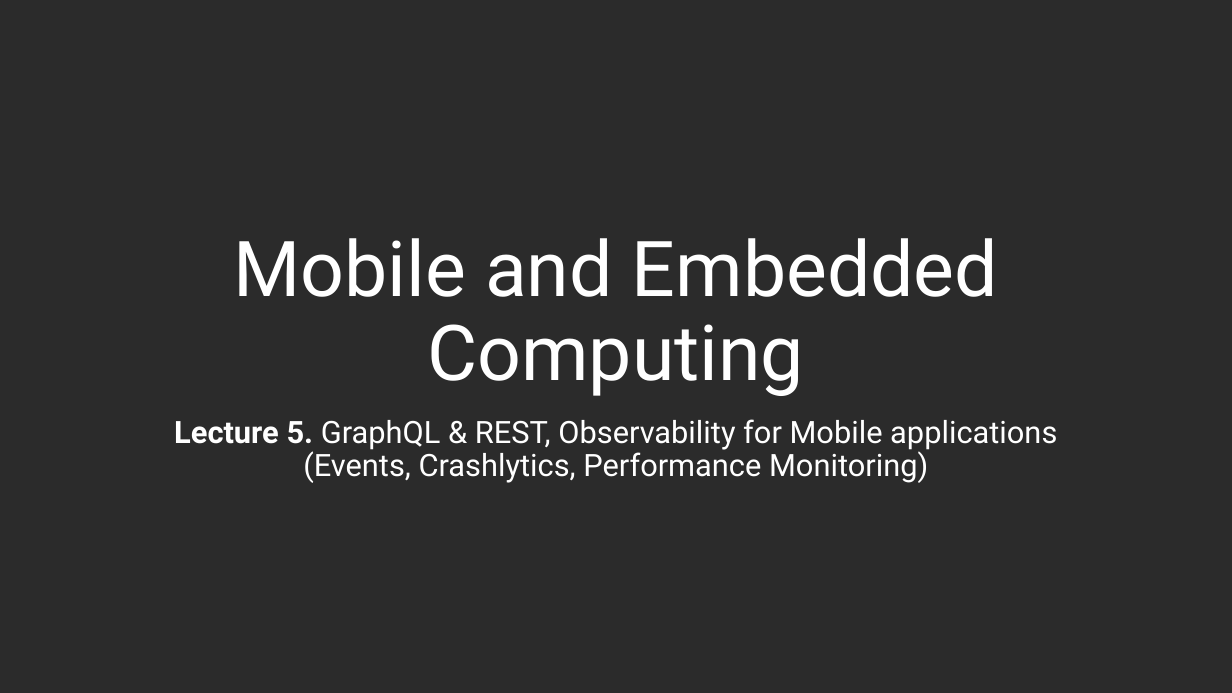
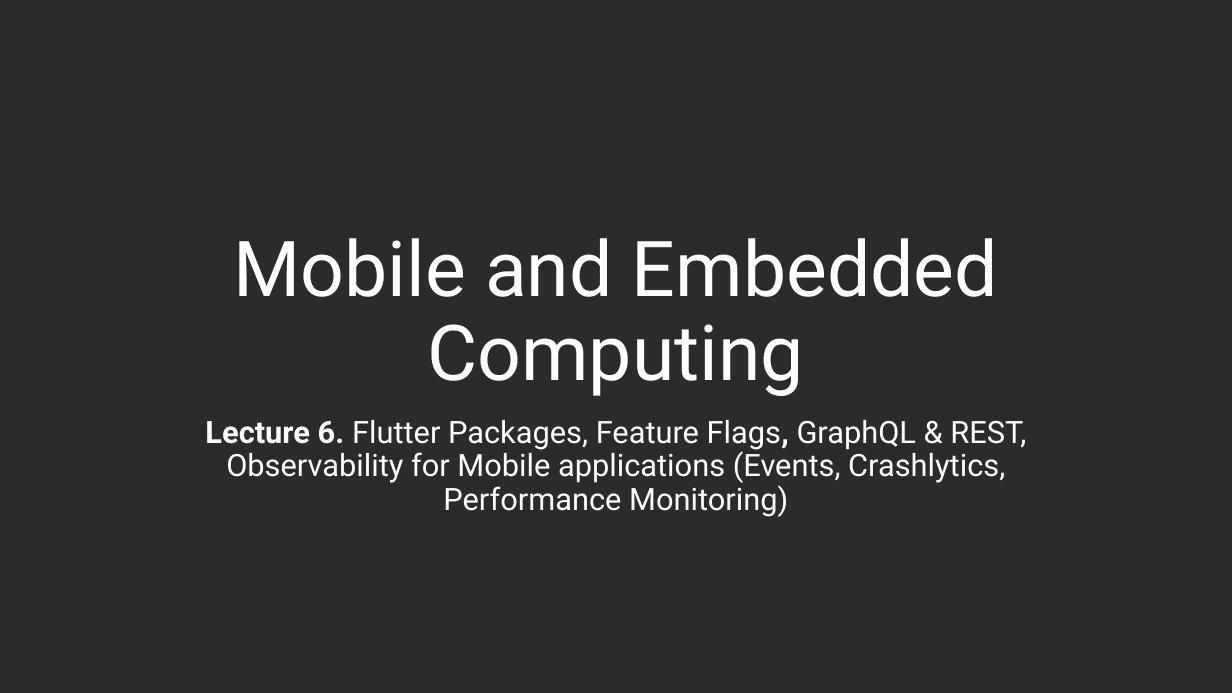
Before and after one commit to rusudinu/mobile-and-embedded-computing, a slide deck: slide 1 of lectures/Mobile-and-Embedded-Lecture6.pptx. Drawn at 1232x693 pixels with LibreOffice and Linux fonts; fonts in the diff are those of the drawing; background and template pictures are left out; a plain dark background stands for a picture behind light text. Boxes give left, top, right and bottom in pixels: in the first picture for what was removed or moved away, otherwise in the second. Text is boxed around its words. In the diff, an @@ line names an element or a change of style, - is before the commit and + after.

```diff
--- a/lectures/Mobile-and-Embedded-Lecture6.pptx
+++ b/lectures/Mobile-and-Embedded-Lecture6.pptx
@@ subtitle at bbox=[205, 420, 1026, 517]: text changed @@
-Lecture 5. GraphQL & REST, Observability for Mobile applications (Events, Crashlytics, Performance Monitoring)
+Lecture 6. Flutter Packages, Feature Flags, GraphQL & REST, Observability for Mobile applications (Events, Crashlytics, Performance Monitoring)
```
Also in this commit, not shown: 11 slides added.
